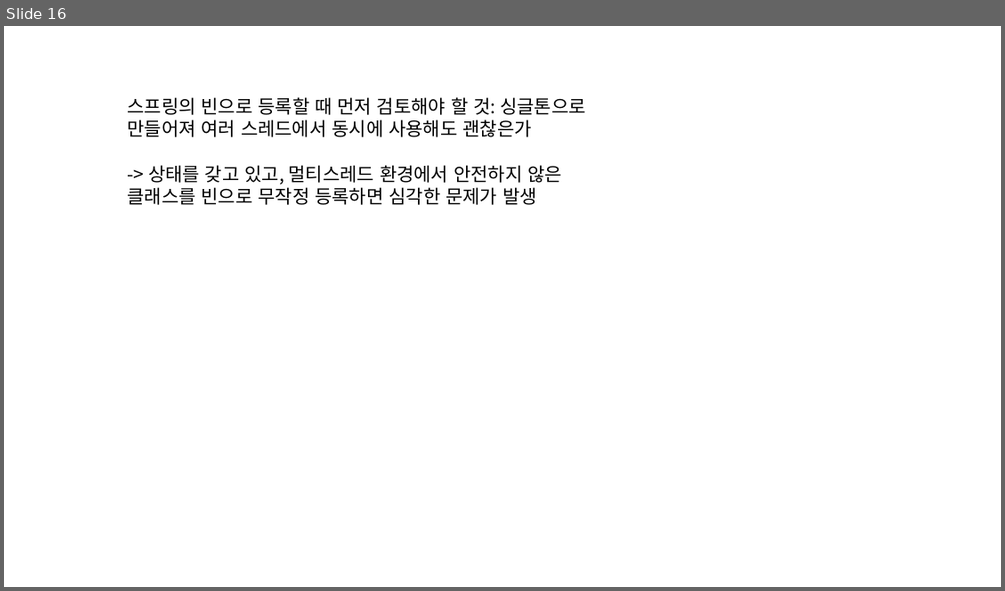
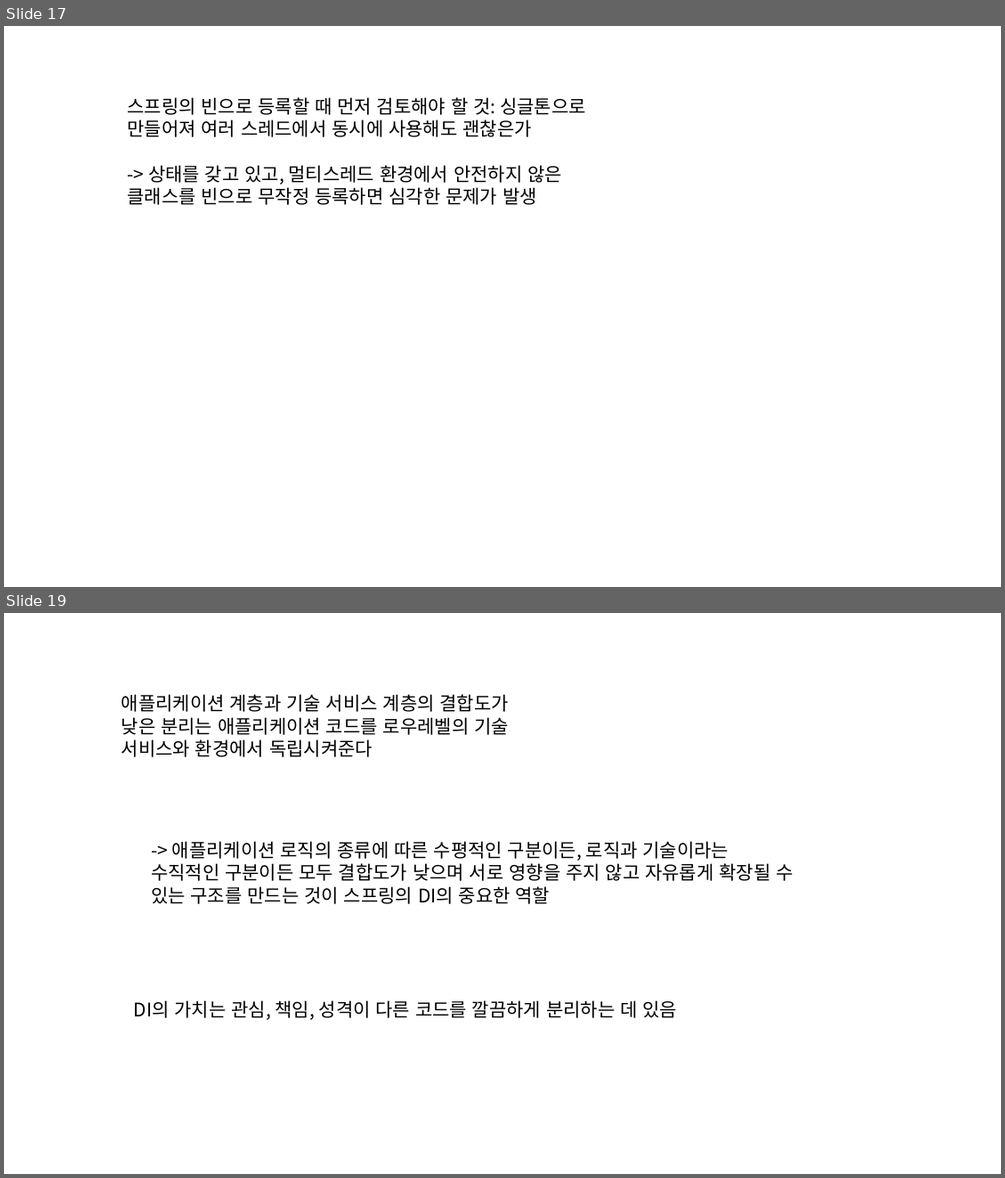
Before and after one commit to eongss/testproject, a slide deck: 프레젠테이션1.pptx. Shown one above the other, each under a label of ours: slide 16 before the commit, slides 17 and 19 after it; the slides between them are not shown. The pictures are 1005x591 and 1005x1178 pixels, drawn with LibreOffice and Linux fonts; fonts in the diff are those of the drawing. Boxes give left, top, right and bottom in pixels: in the first picture for what was removed or moved away, otherwise in the second. Text is boxed around its words. In the diff, an @@ line names an element or a change of style, - is before the commit and + after.

```diff
--- a/프레젠테이션1.pptx
+++ b/프레젠테이션1.pptx
@@ slide 19 added at [4,613,1001,1174], background #FFFFFF @@
@@ text added at [121,694,509,757], 18 pt, text #000000 @@
+애플리케이션 계층과 기술 서비스 계층의 결합도가 낮은 분리는 애플리케이션 코드를 로우레벨의 기술 서비스와 환경에서 독립시켜준다
@@ text added at [151,841,793,904], 18 pt, text #000000 @@
+-> 애플리케이션 로직의 종류에 따른 수평적인 구분이든, 로직과 기술이라는 수직적인 구분이든 모두 결합도가 낮으며 서로 영향을 주지 않고 자유롭게 확장될 수 있는 구조를 만드는 것이 스프링의 DI의 중요한 역할
@@ text added at [134,1000,678,1020], 18 pt, text #000000 @@
+DI의 가치는 관심, 책임, 성격이 다른 코드를 깔끔하게 분리하는 데 있음
@@ what was slide 16 is now slide 17 @@
```
Also in this commit, not shown: 1 slide changed, 23 other slides added.
